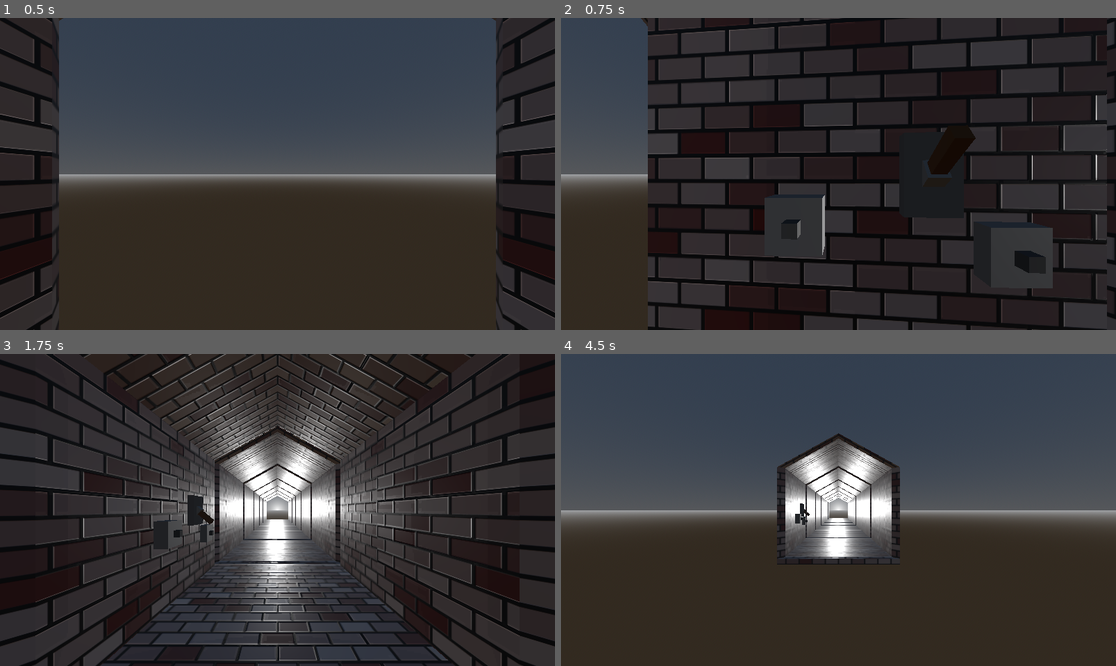
Above: before the commit, frames 1-4 (two rows, left to right).
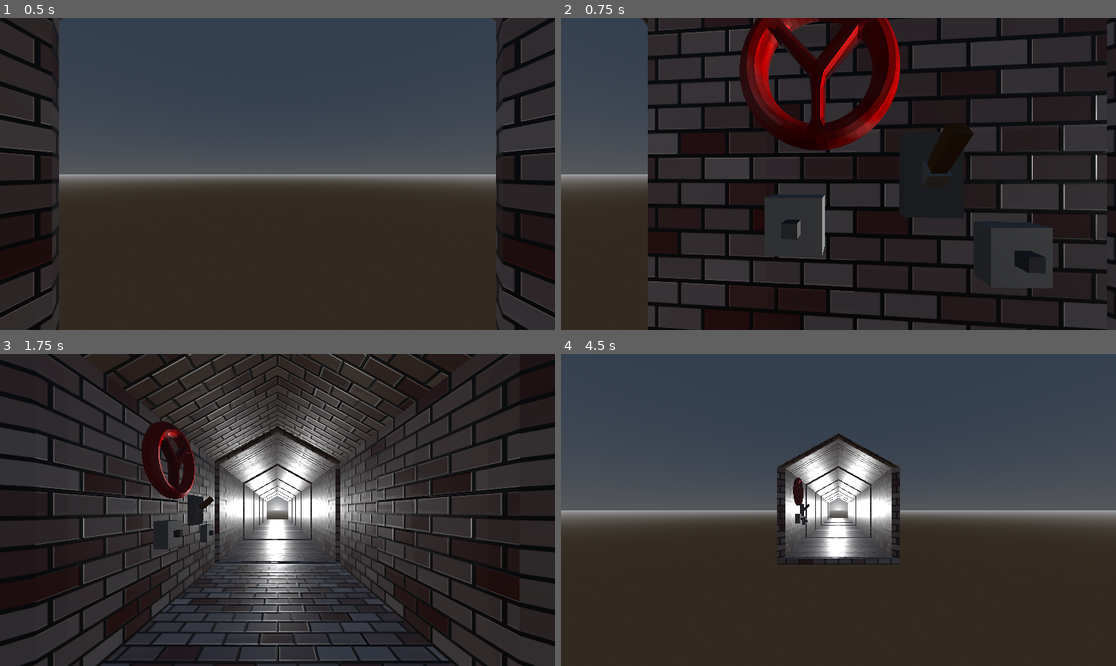
Above: after the commit, the same moments.

Repository: Lauri-Heiskanen/fgj_2025-quest-for-the-legendary-bubble-gum
Game: Godot game, scene res://scenet/grid_test_welt.tscn
Same seed, same stepped clock (60 frames per second), same inputs: the game is played once before the commit and once after it. This scene is started directly instead of the project's main scene.
Inputs (mouse positions are in pixels of both pictures, inside the frame that each line leads up to):
- Up to frame 1 (0.5 s): no input
- Up to frame 2 (0.75 s): tap Enter (ui_accept) at 0.5 s; move the mouse to (960, 158) at 0.52 s; hold D (right) from 0.53 s (still down); click (960, 158) at 0.67 s
- Up to frame 3 (1.75 s): tap Enter (ui_accept) at 0.77, 1.52 s; move the mouse to (166, 525) at 1.27 s; release D (right) at 1.28 s; hold S (backward) from 1.28 s (still down); click (166, 525) at 1.42 s
- Up to frame 4 (4.5 s): move the mouse to (894, 441) at 2.02 s; release S (backward) at 2.03 s; hold D (right) 2.03-2.78 s; click (894, 441) at 2.17 s; move the mouse to (810, 572) at 2.77 s; hold W (forward) 2.78-3.53 s; click (810, 572) at 2.92 s; tap Enter (ui_accept) at 3.02, 3.5, 3.77 s; move the mouse to (1005, 556) at 3.52 s; hold A (left) from 3.53 s (still down); click (1005, 556) at 3.67 s; move the mouse to (672, 463) at 4.27 s; click (672, 463) at 4.42 s

Frame 1 is identical in both runs. In frame 2, 6.3% of the frame differs, in the area x 32-75%, y 0-52%; in frame 3, 1.6%; in frame 4, 0.2%.

Commit message:
Valve added

Diff:
--- a/scenet/grid_test_welt.tscn
+++ b/scenet/grid_test_welt.tscn
@@ -1,9 +1,10 @@
-[gd_scene load_steps=8 format=3 uid="uid://cwg0b1vgtc6fm"]
+[gd_scene load_steps=9 format=3 uid="uid://cwg0b1vgtc6fm"]
 
 [ext_resource type="PackedScene" uid="uid://c5qxj4ol5ddn2" path="res://scenet/interactive_button_3d.tscn" id="1_8iciv"]
 [ext_resource type="MeshLibrary" uid="uid://d3loohkclossf" path="res://meshlib/meshlib.tres" id="1_ean6f"]
 [ext_resource type="PackedScene" uid="uid://cv6up7cv2qqg8" path="res://scenet/player.tscn" id="2_rm1hk"]
 [ext_resource type="PackedScene" uid="uid://cs1p7ktfubaqa" path="res://scenet/interactive_lever_3d.tscn" id="4_i1mpc"]
+[ext_resource type="PackedScene" uid="uid://21y4jo33eqbn" path="res://scenet/interactive_valve_3d.tscn" id="5_hkmth"]
 
 [sub_resource type="ProceduralSkyMaterial" id="ProceduralSkyMaterial_dpetw"]
 sky_top_color = Color(0.19966, 0.244789, 0.30755, 1)
@@ -47,3 +48,6 @@
 
 [node name="interactive_lever_3d" parent="." instance=ExtResource("4_i1mpc")]
 transform = Transform3D(-4.37114e-08, 0, -1, 0, 1, 0, 1, 0, -4.37114e-08, 3.75195, 3.67832, -1.45592)
+
+[node name="interactive_valve_3d" parent="." instance=ExtResource("5_hkmth")]
+transform = Transform3D(-4.37114e-08, 0, -1, 0, 1, 0, 1, 0, -4.37114e-08, 3.70484, 4.46263, -2.27741)
--- a/scenet/interactive_lever_3d.tscn
+++ b/scenet/interactive_lever_3d.tscn
@@ -1,8 +1,9 @@
 [gd_scene load_steps=12 format=3 uid="uid://cs1p7ktfubaqa"]
 
-[ext_resource type="Script" path="res://scenet/interactive_lever_3d.gd" id="1_3bjww"]
+[ext_resource type="Script" path="res://scripts/interactive_lever_3d.gd" id="1_3bjww"]
 
 [sub_resource type="BoxShape3D" id="BoxShape3D_ix20a"]
+size = Vector3(0.5, 0.7, 0.8)
 
 [sub_resource type="StandardMaterial3D" id="StandardMaterial3D_n300k"]
 albedo_color = Color(0.501407, 0.501406, 0.501406, 1)
@@ -25,6 +26,21 @@
 material = SubResource("StandardMaterial3D_s6ni4")
 size = Vector3(0.1, 0.1, 0.35)
 
+[sub_resource type="Animation" id="Animation_pixui"]
+length = 0.001
+tracks/0/type = "value"
+tracks/0/imported = false
+tracks/0/enabled = true
+tracks/0/path = NodePath("MeshInstance3D/Pivot:rotation")
+tracks/0/interp = 1
+tracks/0/loop_wrap = true
+tracks/0/keys = {
+"times": PackedFloat32Array(0),
+"transitions": PackedFloat32Array(1),
+"update": 0,
+"values": [Vector3(-0.694152, 0, 0)]
+}
+
 [sub_resource type="Animation" id="Animation_4uxd5"]
 resource_name = "lever_action"
 tracks/0/type = "value"
@@ -38,21 +54,6 @@
 "transitions": PackedFloat32Array(1, 1),
 "update": 0,
 "values": [Vector3(-0.694152, 0, 0), Vector3(0.694641, 0, 0)]
-}
-
-[sub_resource type="Animation" id="Animation_pixui"]
-length = 0.001
-tracks/0/type = "value"
-tracks/0/imported = false
-tracks/0/enabled = true
-tracks/0/path = NodePath("MeshInstance3D/Pivot:rotation")
-tracks/0/interp = 1
-tracks/0/loop_wrap = true
-tracks/0/keys = {
-"times": PackedFloat32Array(0),
-"transitions": PackedFloat32Array(1),
-"update": 0,
-"values": [Vector3(-0.694152, 0, 0)]
 }
 
 [sub_resource type="AnimationLibrary" id="AnimationLibrary_rm6gu"]
@@ -89,6 +90,7 @@
 render_target_update_mode = 0
 
 [node name="Button" type="Button" parent="MeshInstance3D/Pivot/Lever/SubViewportContainer/SubViewport"]
+visible = false
 offset_right = 8.0
 offset_bottom = 8.0
 
--- /dev/null
+++ b/scenet/interactive_valve_3d.tscn
@@ -0,0 +1,72 @@
+[gd_scene load_steps=7 format=3 uid="uid://21y4jo33eqbn"]
+
+[ext_resource type="PackedScene" uid="uid://dx10fulx4cp8g" path="res://3dModels/valve.glb" id="1_43ovo"]
+[ext_resource type="Script" path="res://scripts/interactive_valve_3d.gd" id="1_mp2nk"]
+
+[sub_resource type="BoxShape3D" id="BoxShape3D_ancus"]
+size = Vector3(1.3, 1.3, 0.3)
+
+[sub_resource type="Animation" id="Animation_r2cm3"]
+length = 0.001
+tracks/0/type = "value"
+tracks/0/imported = false
+tracks/0/enabled = true
+tracks/0/path = NodePath("valve2:rotation")
+tracks/0/interp = 1
+tracks/0/loop_wrap = true
+tracks/0/keys = {
+"times": PackedFloat32Array(0),
+"transitions": PackedFloat32Array(1),
+"update": 0,
+"values": [Vector3(-4.37114e-08, -1.5708, -1.5708)]
+}
+
+[sub_resource type="Animation" id="Animation_45lq7"]
+resource_name = "valve_action"
+length = 1.5
+tracks/0/type = "value"
+tracks/0/imported = false
+tracks/0/enabled = true
+tracks/0/path = NodePath("valve2:rotation")
+tracks/0/interp = 1
+tracks/0/loop_wrap = true
+tracks/0/keys = {
+"times": PackedFloat32Array(0, 1.5),
+"transitions": PackedFloat32Array(1, 1),
+"update": 0,
+"values": [Vector3(0, -1.5708, -1.5708), Vector3(-3.14159, -1.5708, -1.5708)]
+}
+
+[sub_resource type="AnimationLibrary" id="AnimationLibrary_kskao"]
+_data = {
+"RESET": SubResource("Animation_r2cm3"),
+"valve_action": SubResource("Animation_45lq7")
+}
+
+[node name="interactive_valve_3d" type="StaticBody3D"]
+script = ExtResource("1_mp2nk")
+
+[node name="CollisionShape3D" type="CollisionShape3D" parent="."]
+shape = SubResource("BoxShape3D_ancus")
+
+[node name="valve2" parent="." instance=ExtResource("1_43ovo")]
+transform = Transform3D(-4.36983e-08, -3.61999e-06, -1, -1, -3.61999e-06, 4.37114e-08, -3.61999e-06, 1, -3.61999e-06, 0, 0, 0)
+
+[node name="SubViewportContainer" type="SubViewportContainer" parent="valve2"]
+visible = false
+offset_right = 40.0
+offset_bottom = 40.0
+
+[node name="SubViewport" type="SubViewport" parent="valve2/SubViewportContainer"]
+handle_input_locally = false
+render_target_update_mode = 0
+
+[node name="Button" type="Button" parent="valve2/SubViewportContainer/SubViewport"]
+visible = false
+offset_right = 8.0
+offset_bottom = 8.0
+
+[node name="AnimationPlayer" type="AnimationPlayer" parent="."]
+libraries = {
+"": SubResource("AnimationLibrary_kskao")
+}
--- /dev/null
+++ b/scripts/interactive_valve_3d.gd
@@ -0,0 +1,33 @@
+extends StaticBody3D
+
+
+@onready var control_btn = $valve2/SubViewportContainer/SubViewport/Button
+@onready var viewport = $valve2/SubViewportContainer/SubViewport
+@onready var valve = $valve2
+@onready var animPlayer = $AnimationPlayer
+@export var button_action : String = ""
+@export var toggle : bool
+
+var toggle_state : bool = false
+var cnt = 0
+
+func _ready():
+	connect("input_event", Callable(self, "_on_Button3D_input_event"), 0)
+	control_btn.connect("pressed", Callable(self, "_on_Button_pressed"), 0)
+
+
+func _on_Button3D_input_event(_camera, event, _position, _normal, _shape_idx):
+	if event is InputEventMouseButton:
+		if event.pressed:
+			control_btn.emit_signal("pressed")
+			control_btn.set_pressed(true)
+		else:
+			control_btn.set_pressed(false)
+
+func _on_Button_pressed():
+	if toggle_state:
+		animPlayer.play_backwards("valve_action")
+		toggle_state = !toggle_state
+	else:
+		animPlayer.play("valve_action")
+		toggle_state = !toggle_state
Not shown: 2 places in meshlib/meshlib.tres that only renumber resources
Renamed: scenet/interactive_lever_3d.gd -> scripts/interactive_lever_3d.gd
